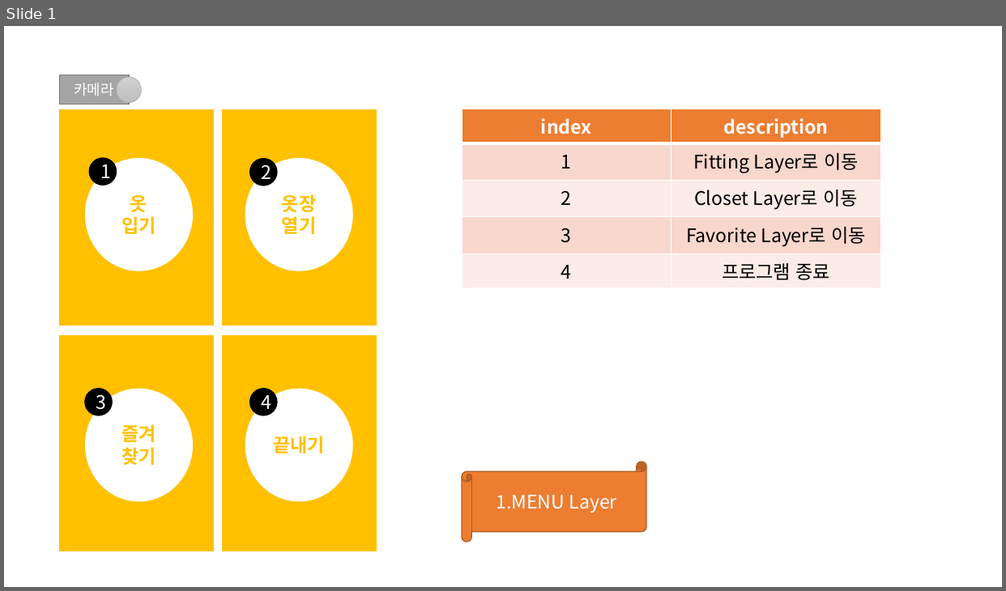
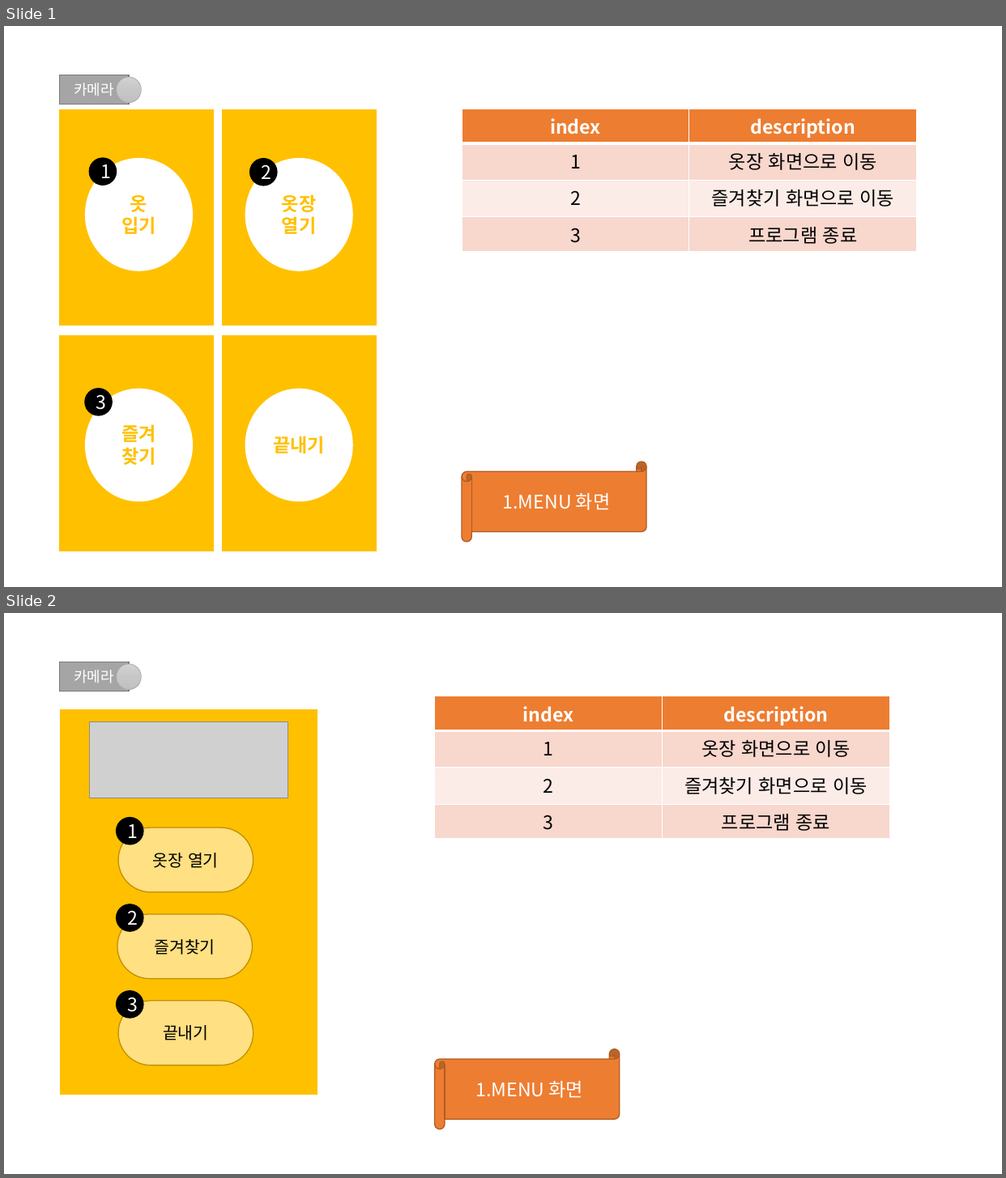
Before and after one commit to shb0328/report, a slide deck: ppt/4.GUI.pptx. Shown one above the other, each under a label of ours: slide 1 before the commit, slides 1 and 2 after it. The pictures are 1006x591 and 1006x1178 pixels, drawn with LibreOffice and Linux fonts; fonts in the diff are those of the drawing; grey boxes stand for pictures. Boxes give left, top, right and bottom in pixels: in the first picture for what was removed or moved away, otherwise in the second. Text is boxed around its words. In the diff, an @@ line names an element or a change of style, - is before the commit and + after.

```diff
--- a/ppt/4.GUI.pptx
+++ b/ppt/4.GUI.pptx
@@ slide 2 added at box(4, 613, 1002, 1174), background #FFFFFF @@
@@ rectangle added at box(59, 662, 129, 692), fill #A5A5A5, outline #7A7A7A 1 pt, 14 pt, text #FFFFFF @@
+카메라
@@ ellipse added at box(117, 664, 141, 689), fill gradient #D2D2D2 to #C8C8C8 to #C0C0C0, outline #A5A5A5 0.5 pt @@
@@ rectangle added at box(59, 709, 318, 1096), fill #FFC000, outline #FFFFFF 1.5 pt @@
@@ table added at box(434, 696, 889, 834), 4 rows, 2 columns @@
+index | description
+1 | 옷장 화면으로 이동
+2 | 즐겨찾기 화면으로 이동
+3 | 프로그램 종료
@@ picture added at box(89, 722, 288, 798) @@
@@ ellipse added at box(117, 817, 143, 845), fill #000000, outline #000000 1 pt, 18 pt, text #FFFFFF @@
+1
@@ rounded rectangle added at box(118, 828, 253, 892), fill #FFFFFF at 51% opacity, outline #BF9000 1 pt, 16 pt, text #000000 @@
+옷장 열기
@@ ellipse added at box(117, 905, 143, 931), fill #000000, outline #000000 1 pt, 18 pt, text #FFFFFF @@
+2
@@ rounded rectangle added at box(117, 914, 252, 979), fill #FFFFFF at 51% opacity, outline #BF9000 1 pt, 16 pt, text #000000 @@
+즐겨찾기
@@ ellipse added at box(117, 991, 143, 1018), fill #000000, outline #000000 1 pt, 18 pt, text #FFFFFF @@
+3
@@ rounded rectangle added at box(118, 1001, 253, 1065), fill #FFFFFF at 51% opacity, outline #BF9000 1 pt, 16 pt, text #000000 @@
+끝내기
@@ horizontal scroll added at box(434, 1050, 620, 1130), fill #ED7D31, outline #AF5C24 1 pt, 18 pt, text #FFFFFF @@
+1.MENU 화면
@@ slide 1 changed as well @@
@@ table at box(462, 109, 917, 247) @@
-row 2: 1 | Fitting Layer로 이동
-row 3: 2 | Closet Layer로 이동
-row 4: 3 | Favorite Layer로 이동
-row 5: 4 | 프로그램 종료
+row 2: 1 | 옷장 화면으로 이동
+row 3: 2 | 즐겨찾기 화면으로 이동
+row 4: 3 | 프로그램 종료
@@ table: place and size @@
-table at box(462, 109, 880, 284)
+table at box(462, 109, 917, 247)
@@ ellipse removed at box(250, 389, 277, 416) @@
-4
@@ text in horizontal scroll at box(503, 493, 611, 510): text changed @@
-1.MENU Layer
+1.MENU 화면
```
Also in this commit, not shown: 2 other slides changed, 1 other slide added, 1 slide removed.
